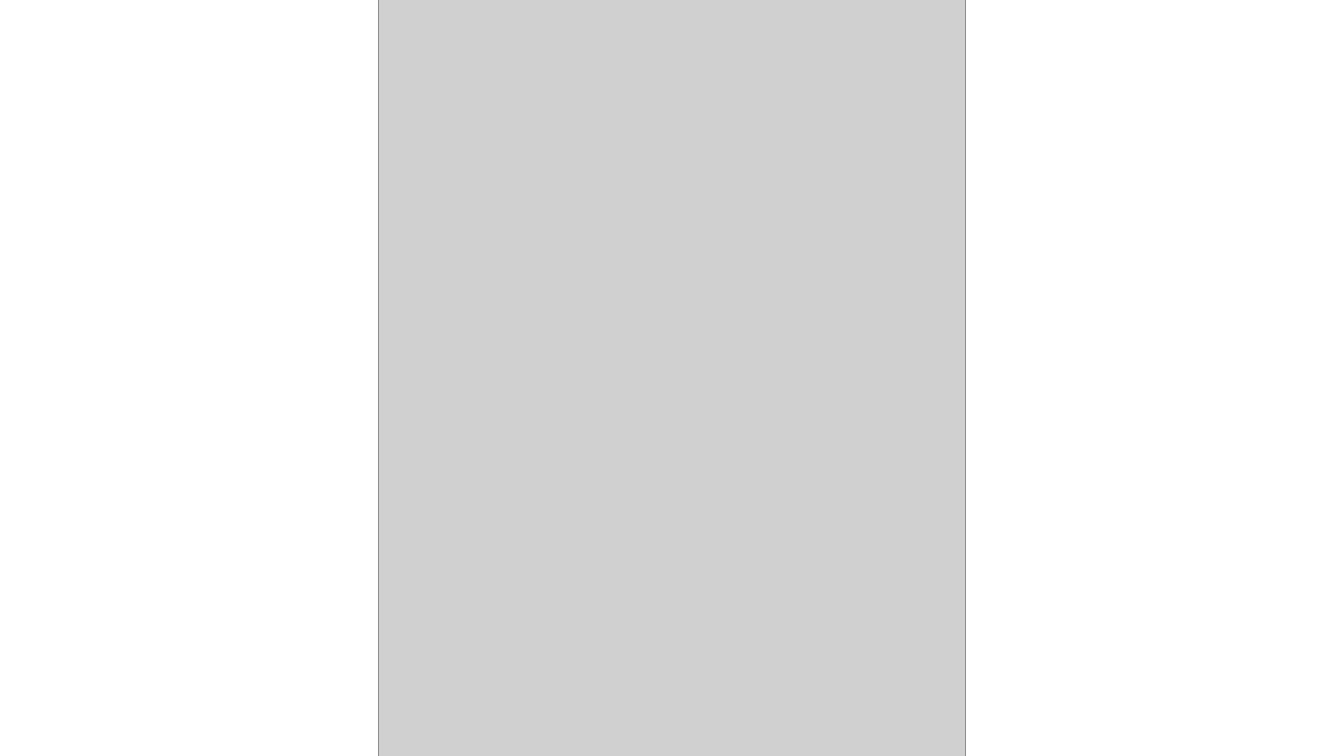
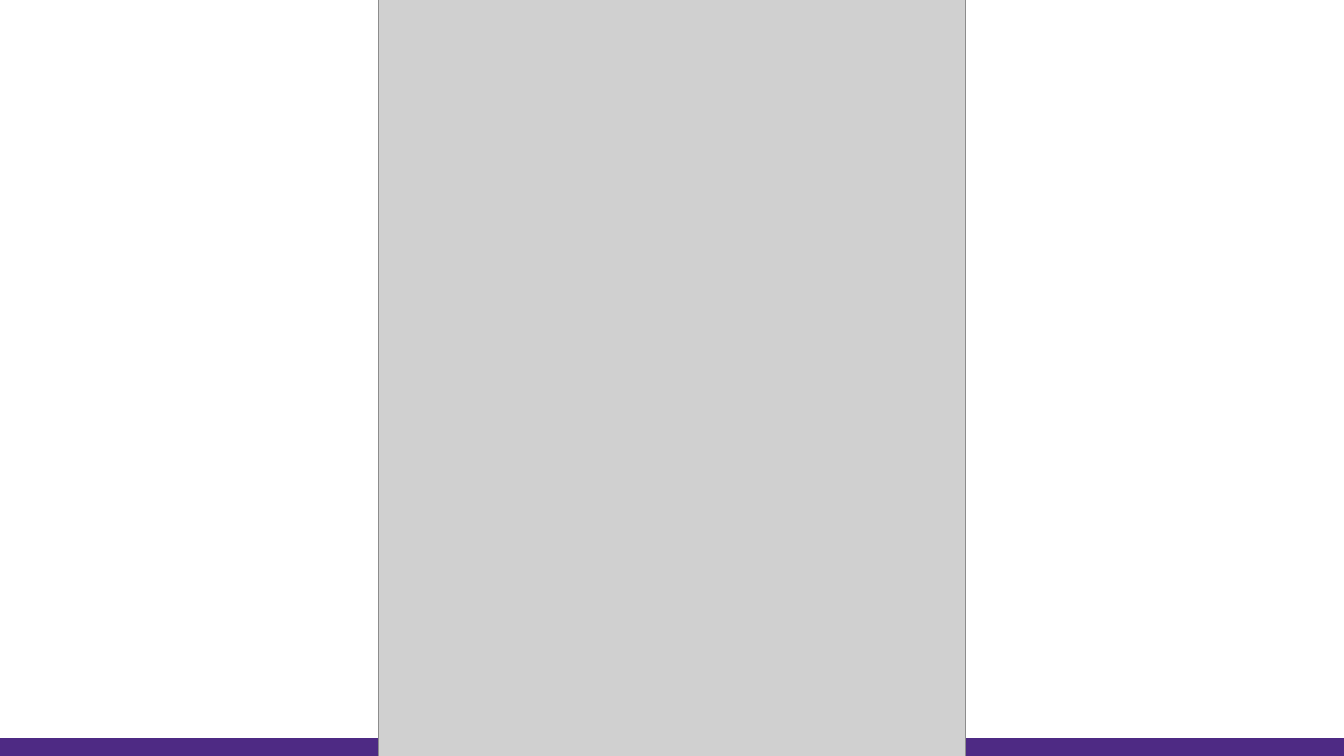
Before and after one commit to nuitrcs/tidyverse_2_summer_2025, a slide deck: slide 8 of slides.pptx (slide 2 before the commit). Drawn at 1344x756 pixels with LibreOffice and Linux fonts; fonts in the diff are those of the drawing; grey boxes stand for pictures. Boxes give left, top, right and bottom in pixels: in the first picture for what was removed or moved away, otherwise in the second. Text is boxed around its words. In the diff, an @@ line names an element or a change of style, - is before the commit and + after.

```diff
--- a/slides.pptx
+++ b/slides.pptx
@@ rectangle added at [0,738,1344,756], fill #4E2A84 @@
```
Also in this commit, not shown: 5 other slides changed, 6 slides added.
